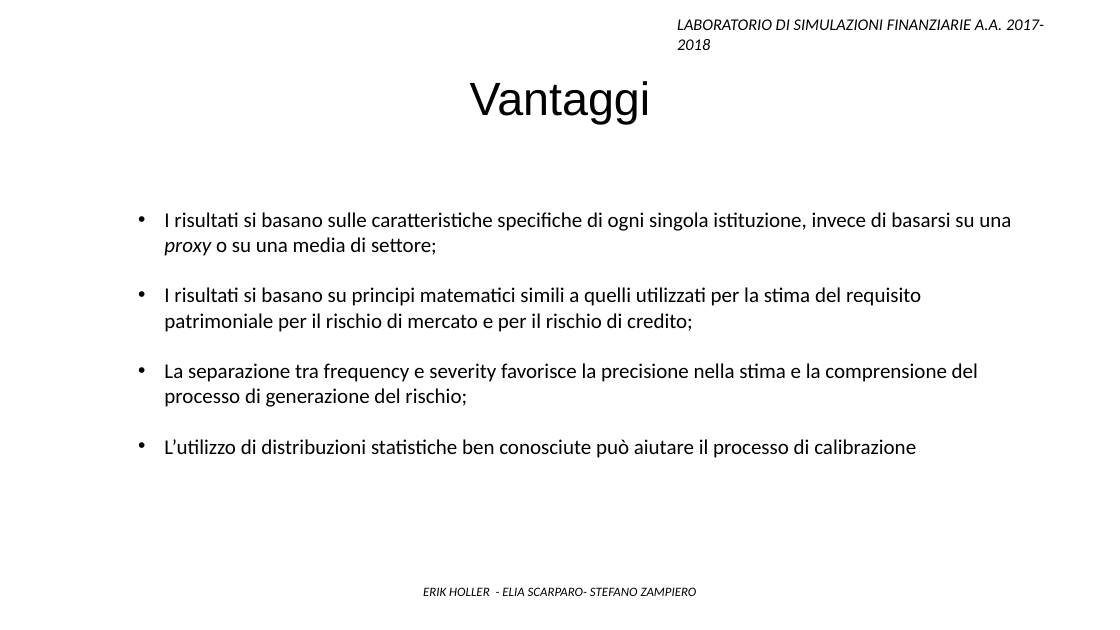
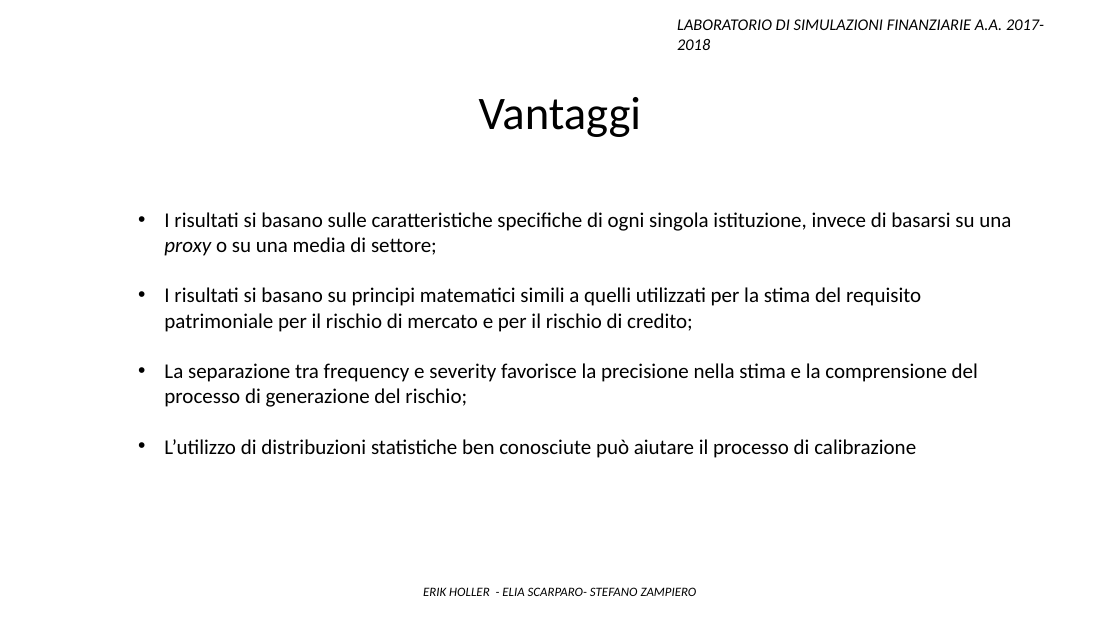
Before and after one commit to Stegirsanov/Laboratorio-di-simulazioni-finanziarie-project, a slide deck: slide 35 of Presentazione ppt/Presentazione_finale.pptx (slide 34 before the commit). Drawn at 1120x630 pixels with LibreOffice and Linux fonts; fonts in the diff are those of the drawing. Boxes give left, top, right and bottom in pixels: in the first picture for what was removed or moved away, otherwise in the second. Text is boxed around its words. In the diff, an @@ line names an element or a change of style, - is before the commit and + after.

```diff
--- a/Presentazione ppt/Presentazione_finale.pptx
+++ b/Presentazione ppt/Presentazione_finale.pptx
@@ text "Vantaggi": place and size @@
-text "Vantaggi" at bbox=[470, 81, 651, 125]
+text "Vantaggi" at bbox=[479, 97, 642, 137]
@@ text "Vantaggi" at bbox=[479, 97, 642, 137]: font Arial to Calibri @@
```
Also in this commit, not shown: 12 other slides changed, 3 slides added, 1 other file.
